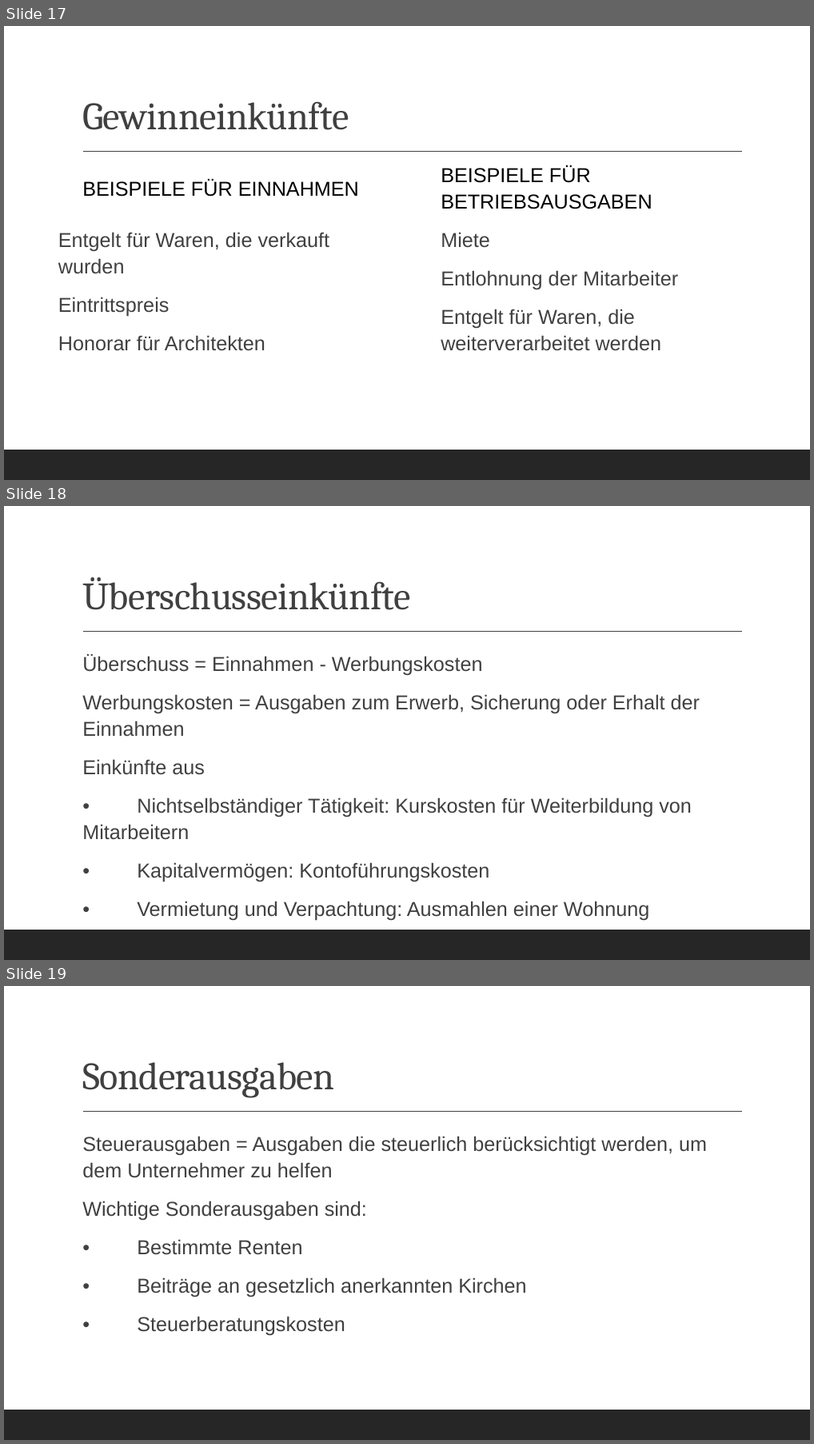
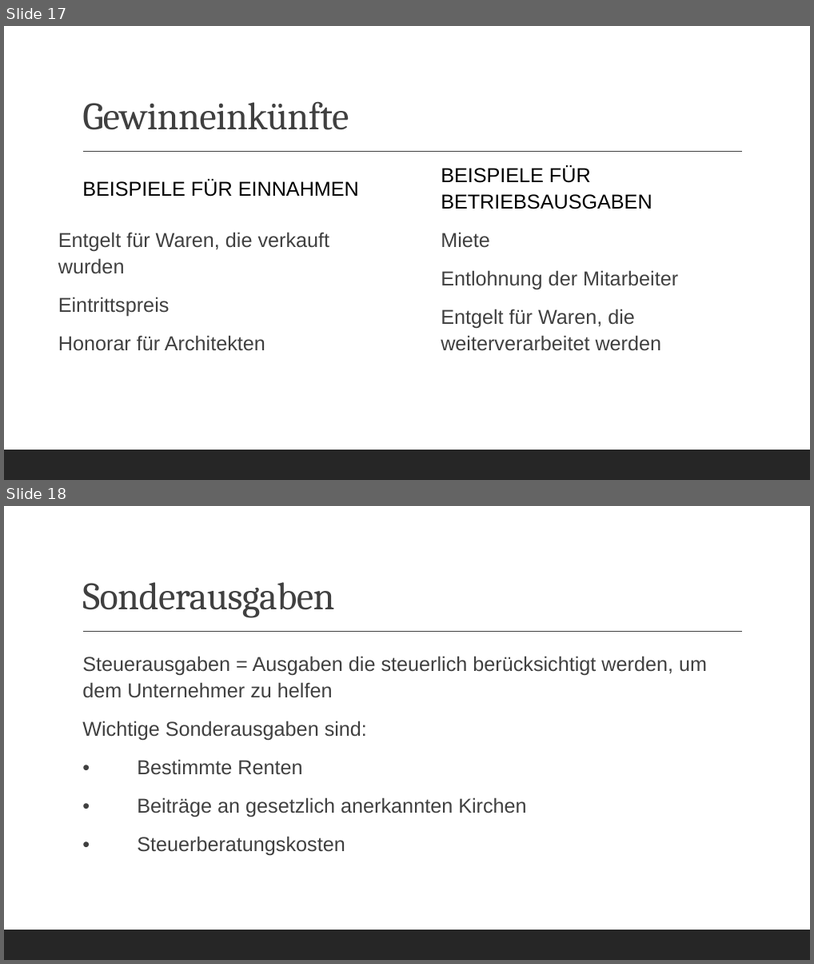
Before and after one commit to lara-109/4CHIF, a slide deck: BWM/Steuern.pptx. Shown one above the other, each under a label of ours: slides 17, 18 and 19 before the commit, slides 17 and 18 after it. The pictures are 814x1444 and 814x964 pixels, drawn with LibreOffice and Linux fonts; fonts in the diff are those of the drawing. Boxes give left, top, right and bottom in pixels: in the first picture for what was removed or moved away, otherwise in the second. Text is boxed around its words. In the diff, an @@ line names an element or a change of style, - is before the commit and + after.

```diff
--- a/BWM/Steuern.pptx
+++ b/BWM/Steuern.pptx
@@ slide 18 removed at (4,506,810,960), background #FFFFFF; not listed: 2 template elements that a slide beside it also shows @@
@@ title removed at (82,577,410,610) @@
-Überschusseinkünfte
@@ text removed at (82,654,700,920) @@
-  Überschuss = Einnahmen - Werbungskosten
-  Werbungskosten = Ausgaben zum Erwerb, Sicherung oder Erhalt der Einnahmen
-  Einkünfte aus
-  • Nichtselbständiger Tätigkeit: Kurskosten für Weiterbildung von Mitarbeitern
-  • Kapitalvermögen: Kontoführungskosten
-  • Vermietung und Verpachtung: Ausmahlen einer Wohnung
@@ what was slide 19 is now slide 18 @@
```
Also in this commit, not shown: 2 other files.
